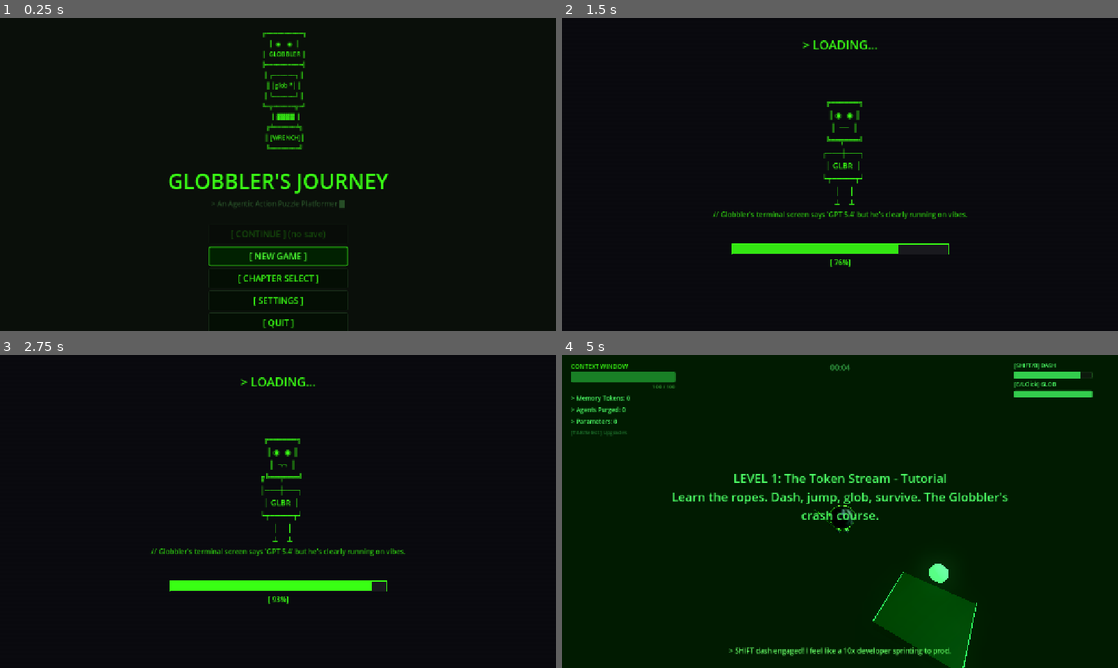
Above: before the commit, frames 1-4 (two rows, left to right).
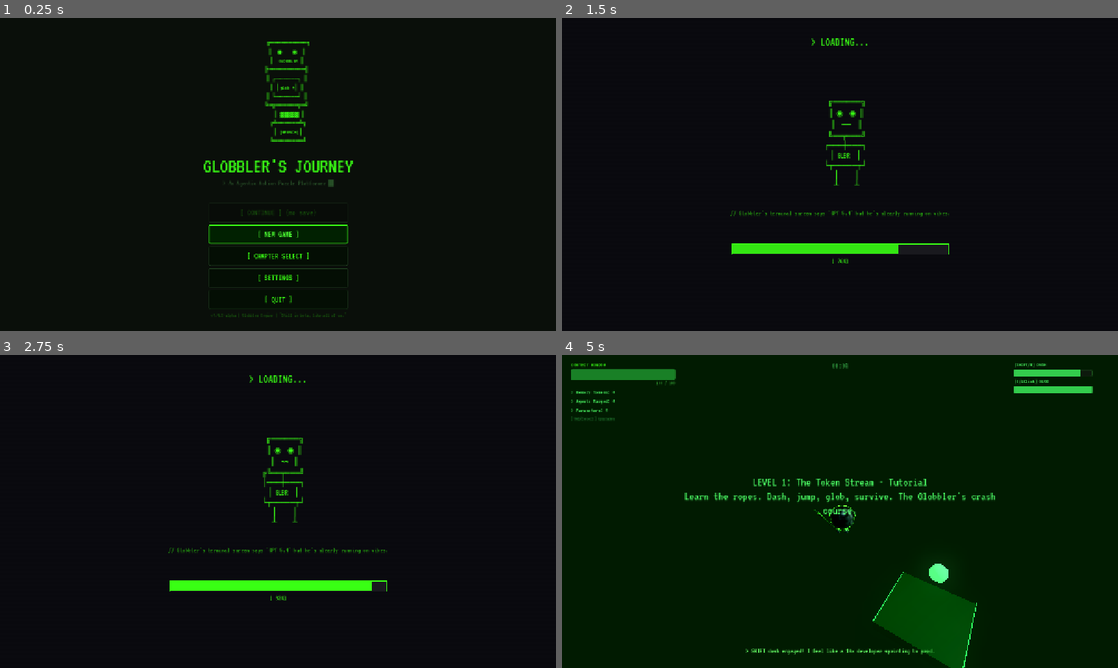
Above: after the commit, the same moments.

Repository: hwashburn1011/globblers-journey
Game: Godot game, scene res://scenes/main/main_menu.tscn
Same seed, same stepped clock (60 frames per second), same inputs: the game is played once before the commit and once after it.
Inputs (mouse positions are in pixels of both pictures, inside the frame that each line leads up to):
- Up to frame 1 (0.25 s): no input
- Up to frame 2 (1.5 s): click "[ NEW GAME ]" at 0.5 s; tap Enter (menu_confirm) at 1.25 s; move the mouse to (962, 158) at 1.27 s; hold Right (hack_right) from 1.28 s (still down); hold V (agent_cycle) from 1.28 s (still down); click (962, 158) at 1.42 s
- Up to frame 3 (2.75 s): release Right (hack_right) at 2 s; release V (agent_cycle) at 2 s; drag from (166, 527) to (250, 574) at 2.02 s
- Up to frame 4 (5 s): tap Enter (menu_confirm) at 2.75 s; move the mouse to (895, 442) at 2.77 s; hold Right (hack_right) 2.78-3.5 s; hold Mouse wheel up (camera_zoom_in) 2.78-3.5 s; drag from (812, 574) to (673, 464) at 3.52 s; move the mouse to (878, 514) at 4.27 s; hold Up (hack_up) from 4.28 s (still down); hold Shift (dash) from 4.28 s (still down)

The runs differ from the first frame. In frame 1, 4.9% of the frame differs, in the area x 30-70%, y 4-100%; in frame 2, 1.5%; in frame 3, 1.5%; in frame 4, 4.5%.

Commit message:
feat: Task 9.1 — Add VT323 terminal font as project-wide UI theme
Downloaded VT323 monospace font (SIL OFL 1.1) and set it as the default
font for all UI controls via project-wide theme in project.godot.

Co-Authored-By: Claude Opus 4.6 (1M context) <noreply@anthropic.com>

Diff:
--- /dev/null
+++ b/assets/ui_theme.tres
@@ -0,0 +1,7 @@
+[gd_resource type="Theme" load_steps=2 format=3]
+
+[ext_resource type="FontFile" uid="uid://dpfh1x53506mf" path="res://assets/fonts/terminal_mono.ttf" id="1_font"]
+
+[resource]
+default_font = ExtResource("1_font")
+default_font_size = 16
--- a/project.godot
+++ b/project.godot
@@ -35,6 +35,10 @@
 
 project/assembly_name="Globblers Journey"
 
+[gui]
+
+theme/custom="res://assets/ui_theme.tres"
+
 [rendering]
 
 environment/defaults/default_clear_color=Color(0.05, 0.08, 0.05, 1)
--- a/scenes/main/main_menu.tscn
+++ b/scenes/main/main_menu.tscn
@@ -1,6 +1,7 @@
-[gd_scene load_steps=2 format=3]
+[gd_scene load_steps=3 format=3]
 
 [ext_resource type="Script" path="res://scenes/main/main_menu.gd" id="1_menu"]
+[ext_resource type="Theme" path="res://assets/ui_theme.tres" id="2_theme"]
 
 [node name="MainMenu" type="Control"]
 layout_mode = 3
@@ -9,4 +10,5 @@
 anchor_bottom = 1.0
 grow_horizontal = 2
 grow_vertical = 2
+theme = ExtResource("2_theme")
 script = ExtResource("1_menu")
Binary file added: assets/fonts/terminal_mono.ttf
Not shown, added: assets/fonts/terminal_mono.ttf.import
Not shown, changed: TASKS.md
Not shown, changed: assets/LICENSES.md
